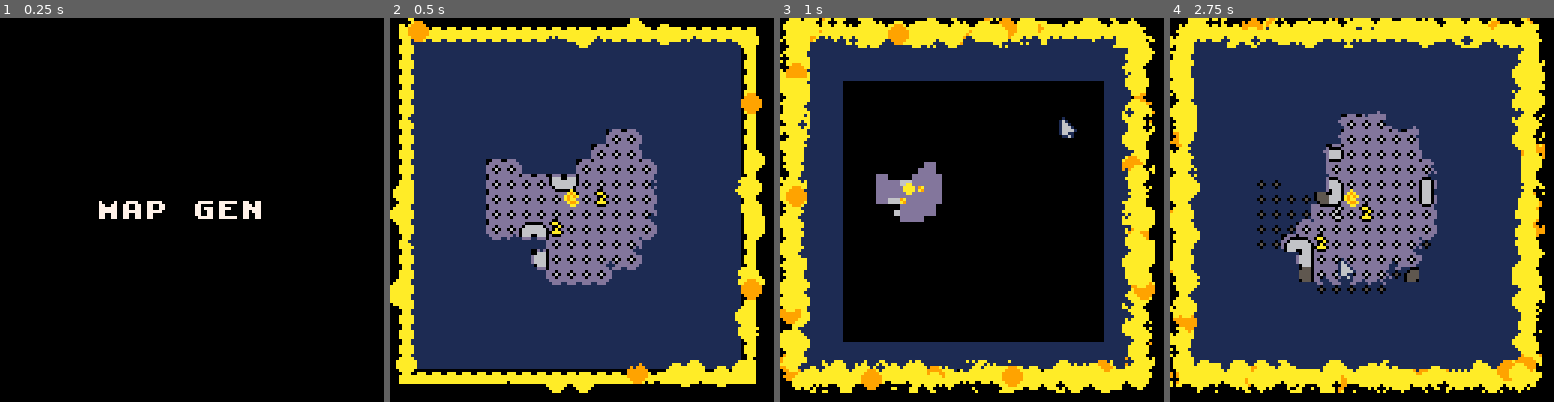
Above: before the commit, frames 1-4 (left to right).
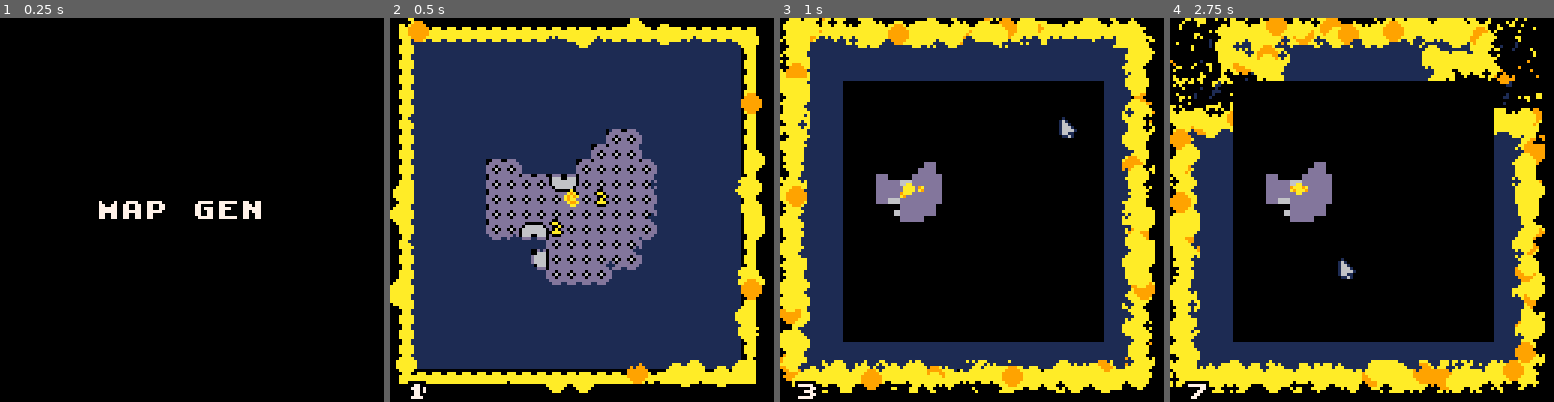
Above: after the commit, the same moments.

Repository: cpiod/blob-blob-blob
Game: PICO-8 cartridge blob.p8
The game is run twice, just before and just after one commit, with the same random seed, the same clock (stepped at 60 frames per second) and the same inputs.
Inputs (mouse positions are in pixels of both pictures, inside the frame that each line leads up to):
- Up to frame 1 (0.25 s): no input
- Up to frame 2 (0.5 s): tap X (X key) at 0.33 s
- Up to frame 3 (1 s): click (1060, 121) at 0.67 s; tap O (Z key) at 0.7 s
- Up to frame 4 (2.75 s): tap X (X key) at 1.07, 1.85 s; click (1216, 267) at 1.22 s; hold Right 1.6-2.1 s; tap O (Z key) at 1.7, 2.1, 2.5 s; click (1277, 114) at 1.77 s; hold Up 2.15-2.42 s; click (1342, 259) at 2.32 s; hold Right from 2.47 s (still down)

Frame 1 is identical in both runs. In frame 2, 0.1% of the frame differs, in the area x 4-10%, y 94-100%; in frame 3, 0.2%; in frame 4, 61%, in the area x 0-98%, y 0-100%.

Commit message:
Moving enemies

Diff:
--- a/blob.p8
+++ b/blob.p8
@@ -105,7 +105,6 @@
   old_status=status
 	 if status==12 then
 	  search_next_entity()
---	  lose_hp(acting_ent,1)--todo
 	  if acting_ent.blob then
 	   if acting_ent==current_blob then
 --	    printh("player turn "..turn)
@@ -115,7 +114,7 @@
 	    status=13
 	   end
 	  elseif acting_ent.monster then
-	   printh("monster turn "..turn)
+--	   printh("monster turn "..turn)
 	   status=11
 	  else
 	   assert(false)
@@ -132,6 +131,7 @@
 	  if(dur>0) status=12 acting_ent.t+=dur
 	 elseif status==11 then
 	  local dur=monster_act()
+	  if(dur==0) dur=get_wait_dur()
 	  acting_ent.t+=dur
 	  status=12
 	 elseif status==13 then
@@ -299,6 +299,7 @@
  draw_mouse()
  if(show_controls) draw_controls()
  if(status==20) nice_print("game over!",nil,60,8)
+ ?nice_print(turn,5,120)
 end
 
 function draw_mouse()
@@ -978,7 +979,7 @@
  e+=cmp("pos",{x=x,y=y})
  e+=cmp("class",c)
  e+=cmp("render",{char=e.hp+15})
- e+=cmp("turn",{t=(rnd(10)&-1)+1})
+ e+=cmp("turn",{t=(rnd(3)&-1)+1})
  e+=cmp("desc",{txt=ename[c.c]})
  add(ents,e)
  rerender=true
@@ -1113,7 +1114,12 @@
 	   if(m>0) return m
 	  end
 	 end
-	 if(short[5]) change_focus() return do_atk(current_blob)
+	 if(short[5]) then
+	  change_focus()
+	  local dur=do_atk(current_blob)
+	  if(dur==0) dur=get_wait_dur()
+	  return dur
+	 end
 
 	 if show_map then
 	  if(short[4]) show_map=false
@@ -1251,6 +1257,10 @@
  if(e.monster) xp+=1
 end)
 
+function can_move_to(x,y)
+ return fget(mget(x,y),0) and check_collision(x,y)==nil
+end
+
 function move_to_target(e,target)
  local dx=abs(e.x-target.x)
  local dy=abs(e.y-target.y)
@@ -1259,12 +1269,17 @@
  if dx>dy then
   if(target.x>e.x) newx=e.x+1 newy=e.y
   if(target.x<e.x) newx=e.x-1 newy=e.y
-  if(not fget(mget(newx,newy),0)) newx=nil newy=nil
+  if(not can_move_to(newx,newy)) newx=nil newy=nil
  end
  if newx==nil then
   if(target.y>e.y) newy=e.y+1 newx=e.x
   if(target.y<e.y) newy=e.y-1 newx=e.x
-  if(not fget(mget(newx,newy),0)) newx=nil newy=nil
+  if(not can_move_to(newx,newy)) newx=nil newy=nil
+ end
+ if newx==nil then
+  if(target.x>e.x) newx=e.x+1 newy=e.y
+  if(target.x<e.x) newx=e.x-1 newy=e.y
+  if(not can_move_to(newx,newy)) newx=nil newy=nil
  end
  return newx,newy
 end
@@ -1334,13 +1349,15 @@
   if dur==0 then
    target=search_target(acting_ent,true)
    if target!="" then
+    printh("target found")
 	   newx,newy=move_to_target(acting_ent,target)
 	   if(newx!=nil) p.x=newx p.y=newy return get_move_dur(acting_ent)
    end
-  end
-  return dur
- end
- return get_wait_dur()
+  else
+   return dur
+  end
+ end
+ return 0
 end
 __gfx__
 00000000000000000000000000000000000000000000000000000000000000000000000000000000000000000000000000000000000000000000000000000000
